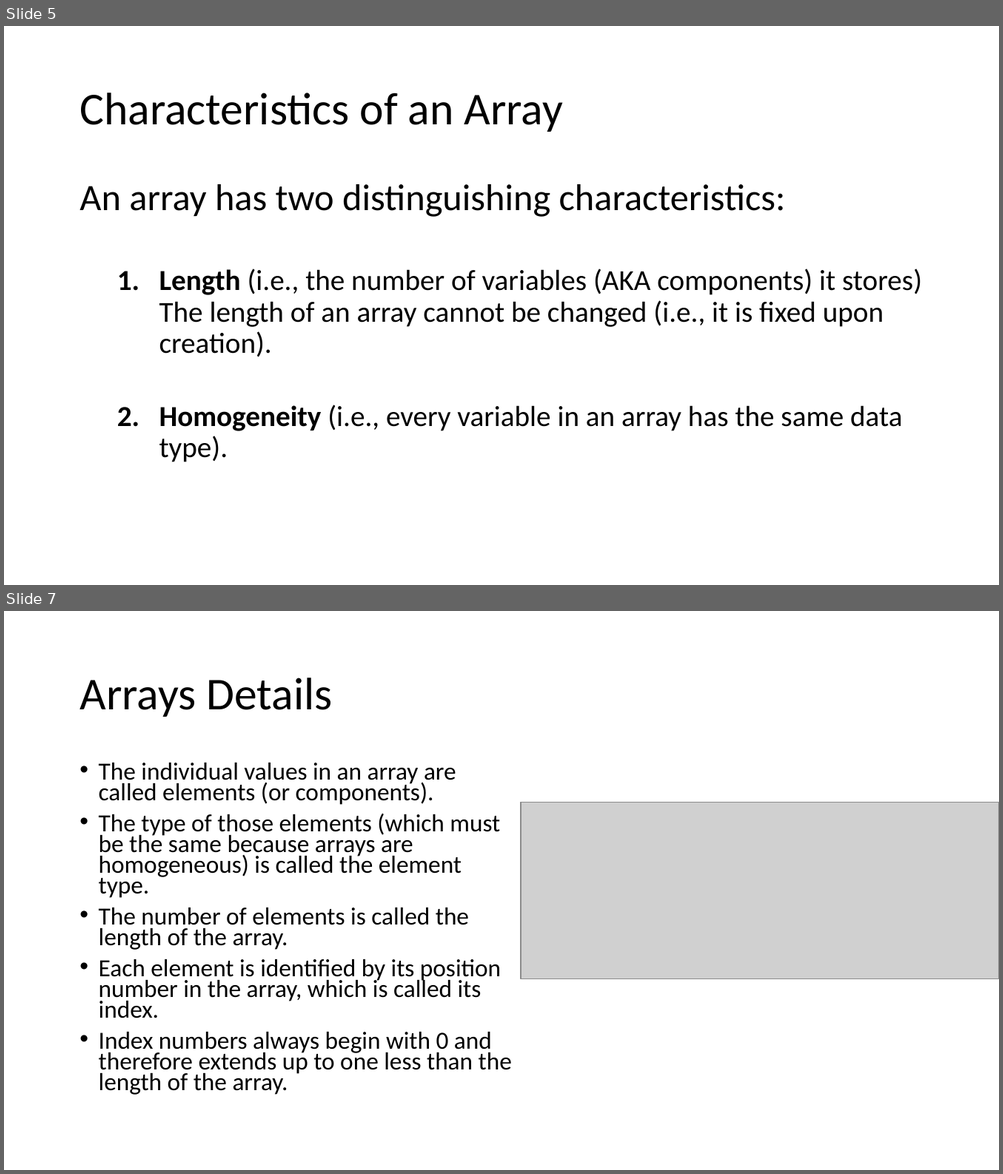
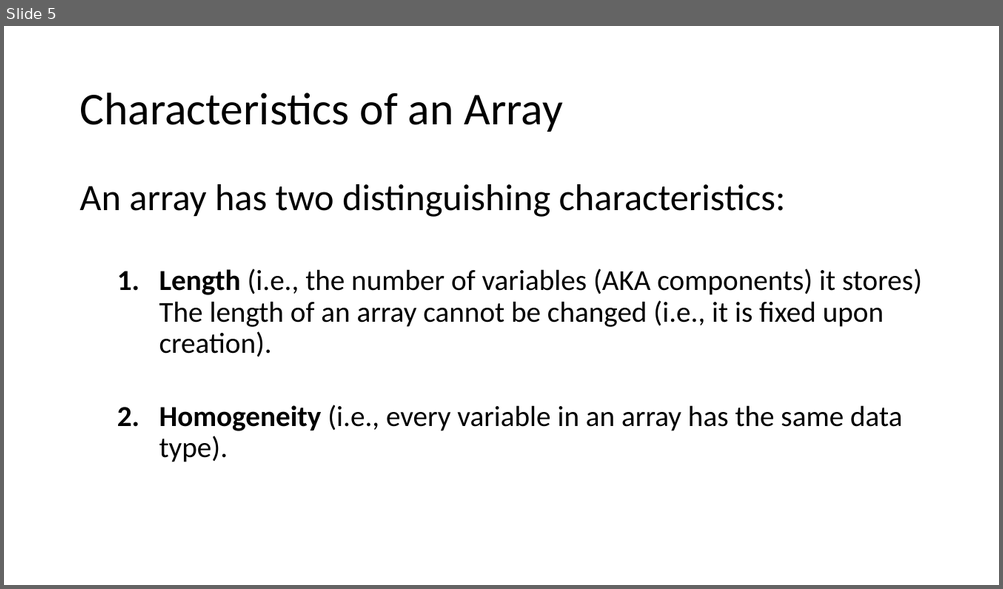
Before and after one commit to danielcregg/powerpoint-to-video, a slide deck: Java Arrays.pptx. Shown one above the other, each under a label of ours: slides 5 and 7 before the commit, slide 5 after it; the slides between them are not shown. The pictures are 1003x1174 and 1003x589 pixels, drawn with LibreOffice and Linux fonts; fonts in the diff are those of the drawing; grey boxes stand for pictures. Boxes give left, top, right and bottom in pixels: in the first picture for what was removed or moved away, otherwise in the second. Text is boxed around its words. In the diff, an @@ line names an element or a change of style, - is before the commit and + after.

Commit message:
Update Java Arrays presentation file with new content

```diff
--- a/Java Arrays.pptx
+++ b/Java Arrays.pptx
@@ slide 7 removed at (x1=4, y1=611, x2=999, y2=1170), background #FFFFFF @@
@@ title removed at (x1=79, y1=678, x2=333, y2=717) @@
-Arrays Details
@@ text removed at (x1=99, y1=763, x2=512, y2=1095) @@
-• The individual values in an array are called elements (or components).
-• The type of those elements (which must be the same because arrays are homogeneous) is called the element type.
-• The number of elements is called the length of the array.
-• Each element is identified by its position number in the array, which is called its index.
-• Index numbers always begin with 0 and therefore extends up to one less than the length of the array.
@@ picture removed at (x1=521, y1=802, x2=998, y2=979) @@
```
Also in this commit, not shown: 15 other slides removed.
